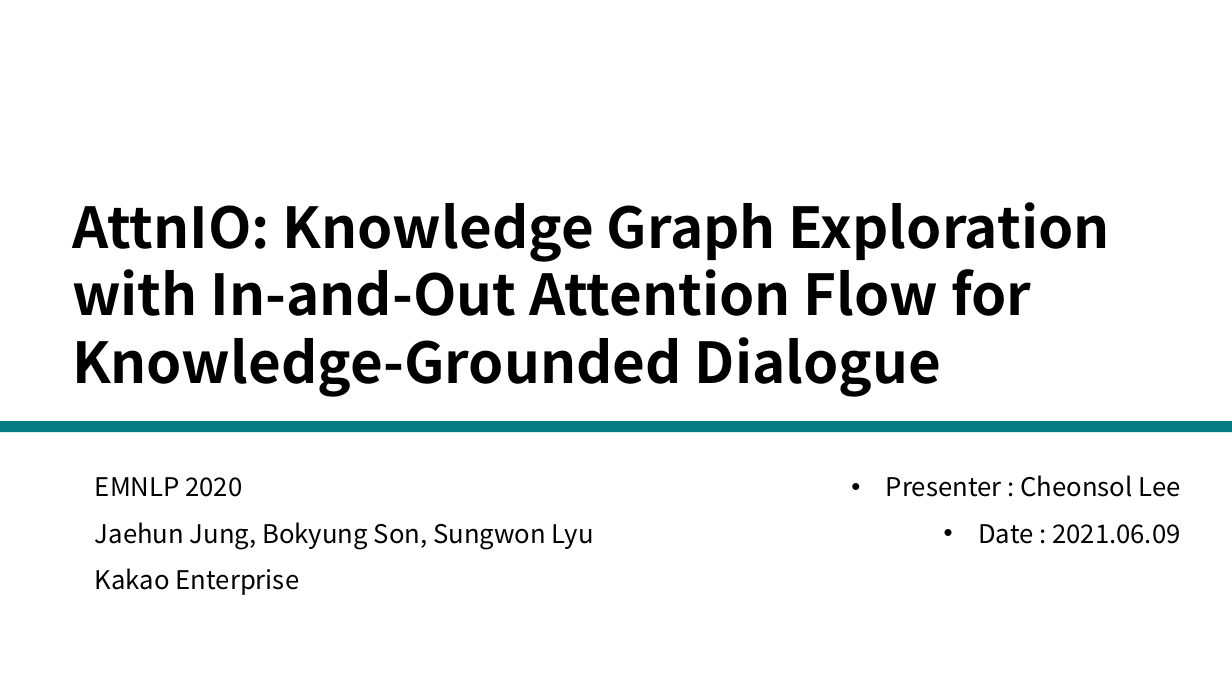
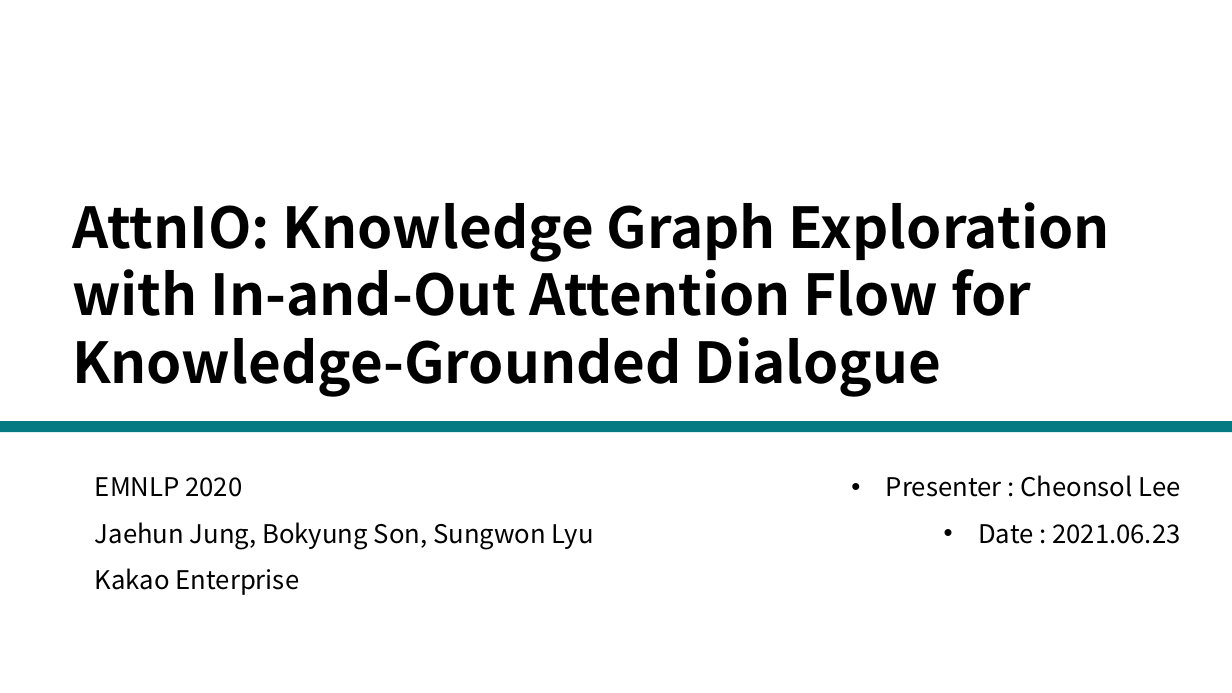
Before and after one commit to keejun-han/NLP_GNN_STUDY, a slide deck: slide 1 of Paper Review/(210623) AttnIO Knowledge Graph Exploration with In-and-Out Attention Flow for Knowledge-Grounded Dialogue(이천솔).pptx. Drawn at 1232x693 pixels with LibreOffice and Linux fonts; fonts in the diff are those of the drawing. Boxes give left, top, right and bottom in pixels: in the first picture for what was removed or moved away, otherwise in the second. Text is boxed around its words. In the diff, an @@ line names an element or a change of style, - is before the commit and + after.

```diff
--- a/Paper Review/(210623) AttnIO Knowledge Graph Exploration with In-and-Out Attention Flow for Knowledge-Grounded Dialogue(이천솔).pptx
+++ b/Paper Review/(210623) AttnIO Knowledge Graph Exploration with In-and-Out Attention Flow for Knowledge-Grounded Dialogue(이천솔).pptx
@@ text at (978,524,1180,544): text changed @@
-• Date : 2021.06.09
+• Date : 2021.06.23
```
Also in this commit, not shown: 1 other slide changed, 1 slide added.
